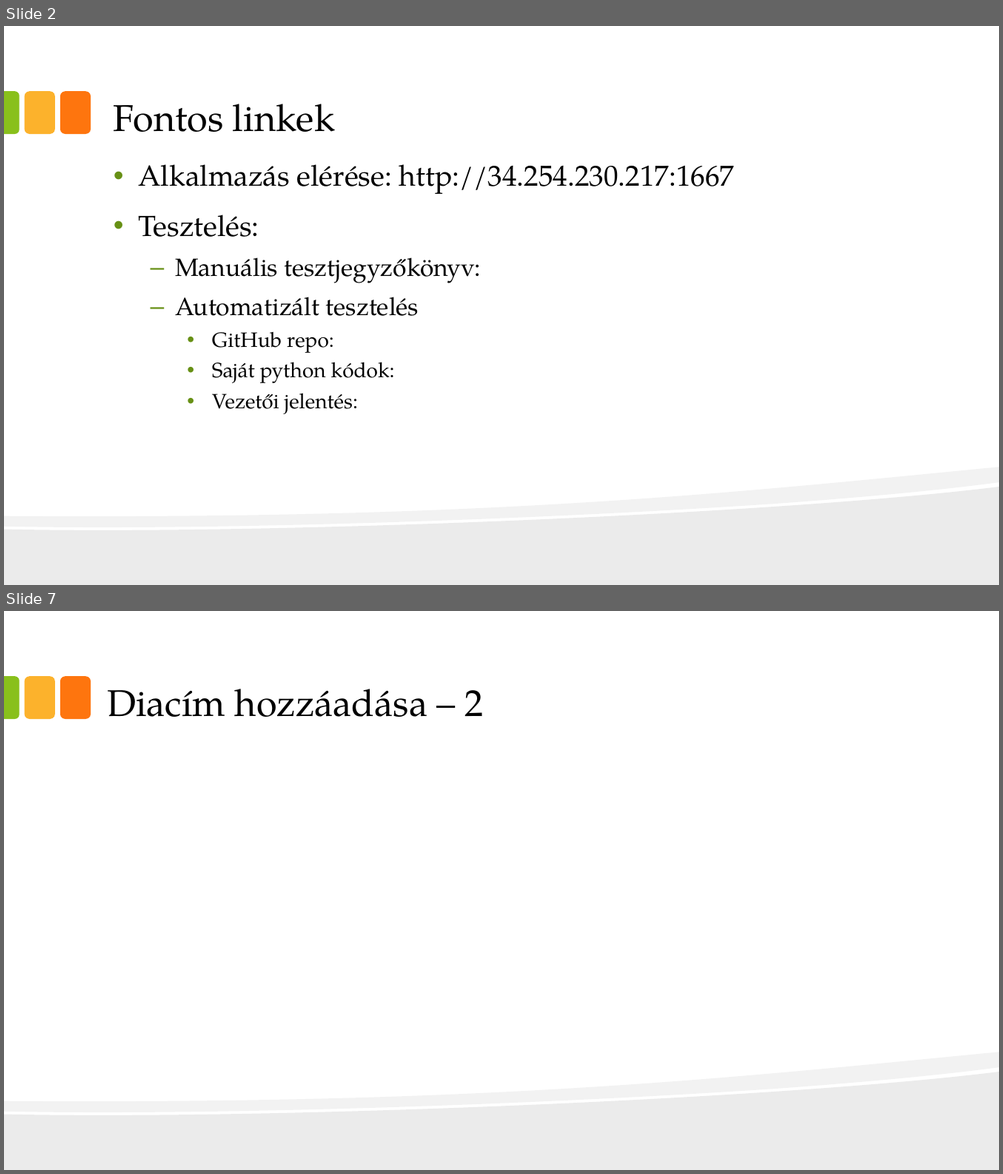
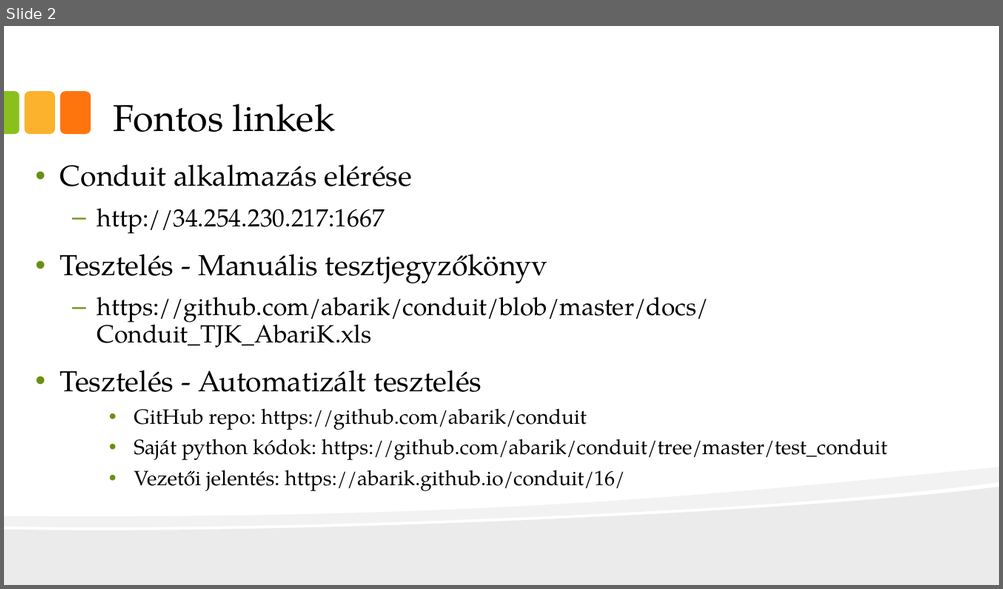
Before and after one commit to abarik/conduit, a slide deck: docs/Conduit_prezentacio_AbariK.pptx. Shown one above the other, each under a label of ours: slides 2 and 7 before the commit, slide 2 after it; the slides between them are not shown. The pictures are 1003x1174 and 1003x589 pixels, drawn with LibreOffice and Linux fonts; fonts in the diff are those of the drawing. Boxes give left, top, right and bottom in pixels: in the first picture for what was removed or moved away, otherwise in the second. Text is boxed around its words. In the diff, an @@ line names an element or a change of style, - is before the commit and + after.

```diff
--- a/docs/Conduit_prezentacio_AbariK.pptx
+++ b/docs/Conduit_prezentacio_AbariK.pptx
@@ slide 7 removed at box(4, 611, 999, 1170), background #FFFFFF; not listed: 5 template elements that a slide beside it also shows @@
@@ title removed at box(107, 689, 484, 717) @@
-Diacím hozzáadása – 2
@@ slide 2 changed as well @@
@@ text at box(60, 164, 887, 491): text changed; size 28 to 20 pt @@
-• Alkalmazás elérése: http://34.254.230.217:1667
-• Tesztelés:
-  – Manuális tesztjegyzőkönyv:
-  – Automatizált tesztelés
-    • GitHub repo:
-    • Saját python kódok:
-    • Vezetői jelentés:
+• Conduit alkalmazás elérése
+  – http://34.254.230.217:1667
+• Tesztelés - Manuális tesztjegyzőkönyv
+  – https://github.com/abarik/conduit/blob/master/docs/Conduit_TJK_AbariK.xls
+• Tesztelés - Automatizált tesztelés
+    • GitHub repo: https://github.com/abarik/conduit
+    • Saját python kódok: https://github.com/abarik/conduit/tree/master/test_conduit
+    • Vezetői jelentés: https://abarik.github.io/conduit/16/
```
Also in this commit, not shown: 1 other slide changed, 5 slides added, 8 other slides removed, 1 other file.
